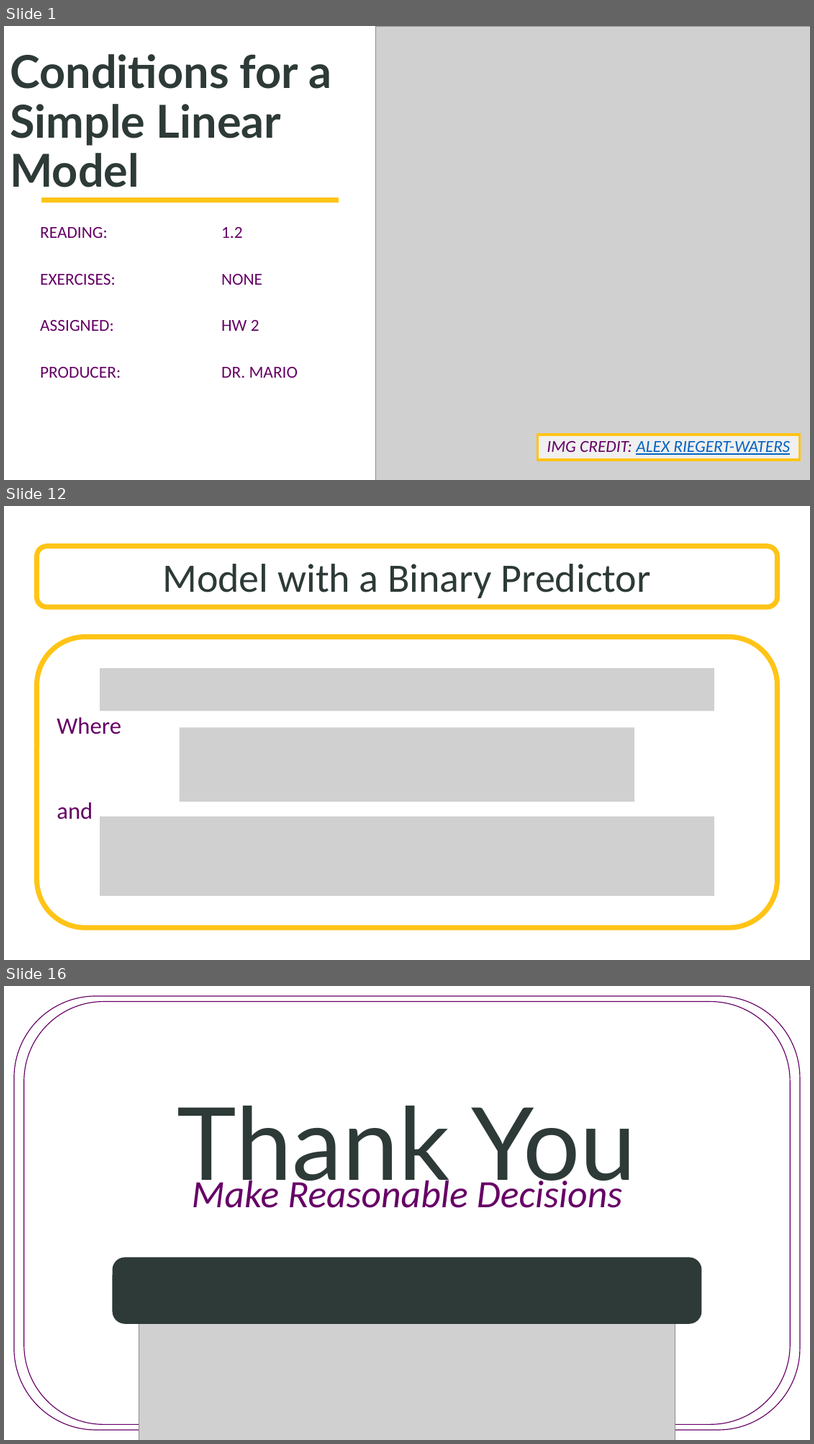
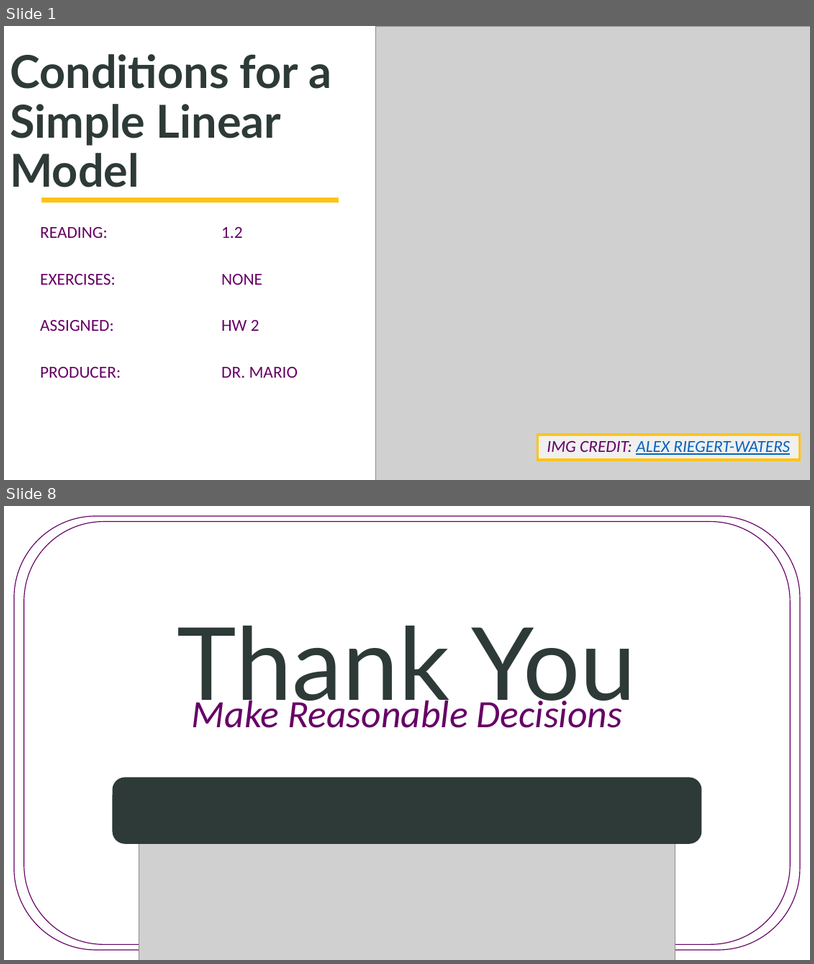
Before and after one commit to SuperMarioGiacomazzo/STOR455_WEBSITE, a slide deck: Lectures/4 - Conditions for a Simple Linear Model.pptx. Shown one above the other, each under a label of ours: slides 1, 12 and 16 before the commit, slides 1 and 8 after it; the slides between them are not shown. The pictures are 814x1444 and 814x964 pixels, drawn with LibreOffice and Linux fonts; fonts in the diff are those of the drawing; grey boxes stand for pictures; background and template pictures are left out. Boxes give left, top, right and bottom in pixels: in the first picture for what was removed or moved away, otherwise in the second. Text is boxed around its words. In the diff, an @@ line names an element or a change of style, - is before the commit and + after.

```diff
--- a/Lectures/4 - Conditions for a Simple Linear Model.pptx
+++ b/Lectures/4 - Conditions for a Simple Linear Model.pptx
@@ slide 12 removed at [4, 506, 810, 960], background picture (left out) @@
@@ rounded rectangle removed at [36, 546, 778, 607] @@
-Model with a Binary Predictor
@@ rounded rectangle removed at [36, 636, 778, 927] @@
-Where
-and
@@ picture removed at [100, 668, 715, 711] @@
@@ picture removed at [180, 728, 635, 802] @@
@@ picture removed at [100, 816, 715, 896] @@
@@ what was slide 16 is now slide 8 @@
```
Also in this commit, not shown: 6 slides added, 13 other slides removed, 12 other files.
